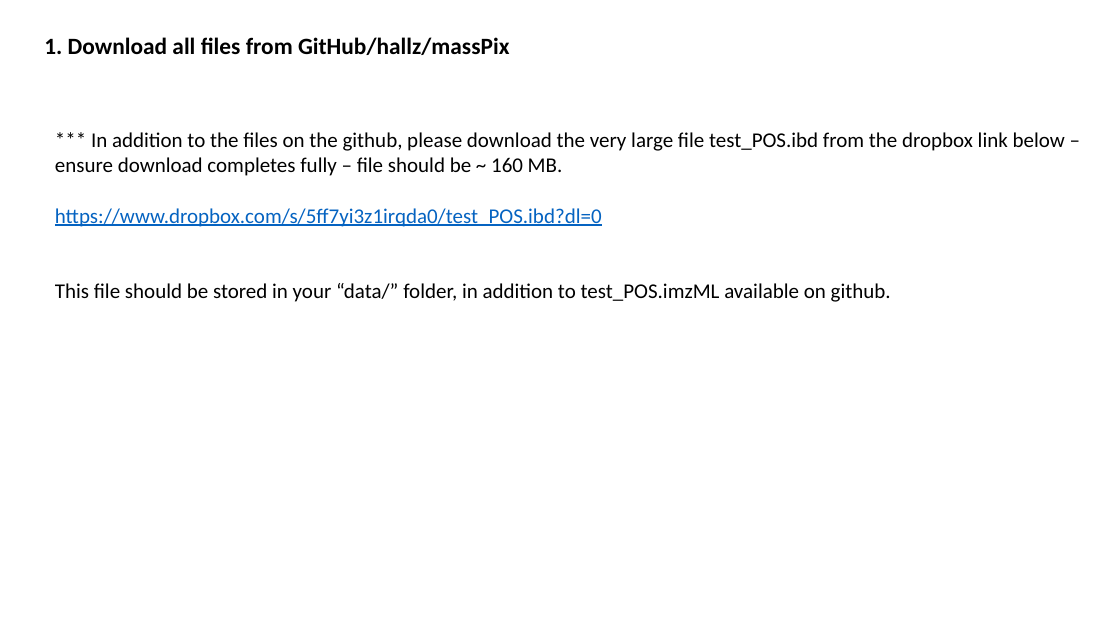
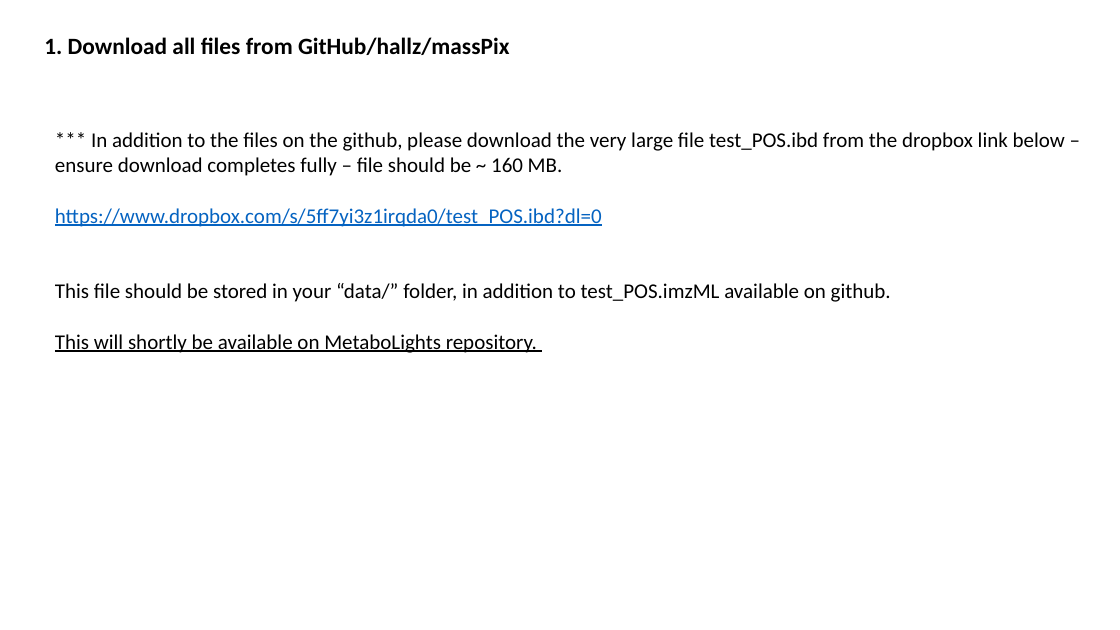
Before and after one commit to hallz/massPix, a slide deck: slide 3 of massPix_quickstart.pptx. Drawn at 1120x630 pixels with LibreOffice and Linux fonts; fonts in the diff are those of the drawing. Boxes give left, top, right and bottom in pixels: in the first picture for what was removed or moved away, otherwise in the second. Text is boxed around its words. In the diff, an @@ line names an element or a change of style, - is before the commit and + after.

```diff
--- a/massPix_quickstart.pptx
+++ b/massPix_quickstart.pptx
@@ text at [55,334,537,353]: paragraph added @@
+This will shortly be available on MetaboLights repository.
```
